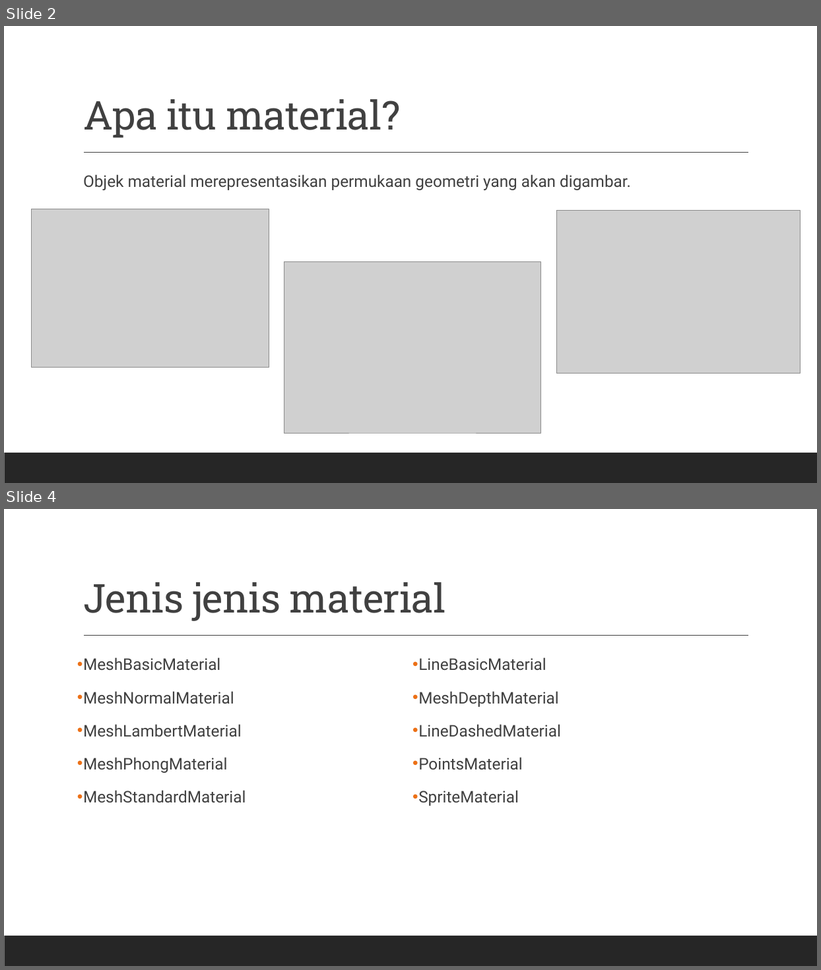
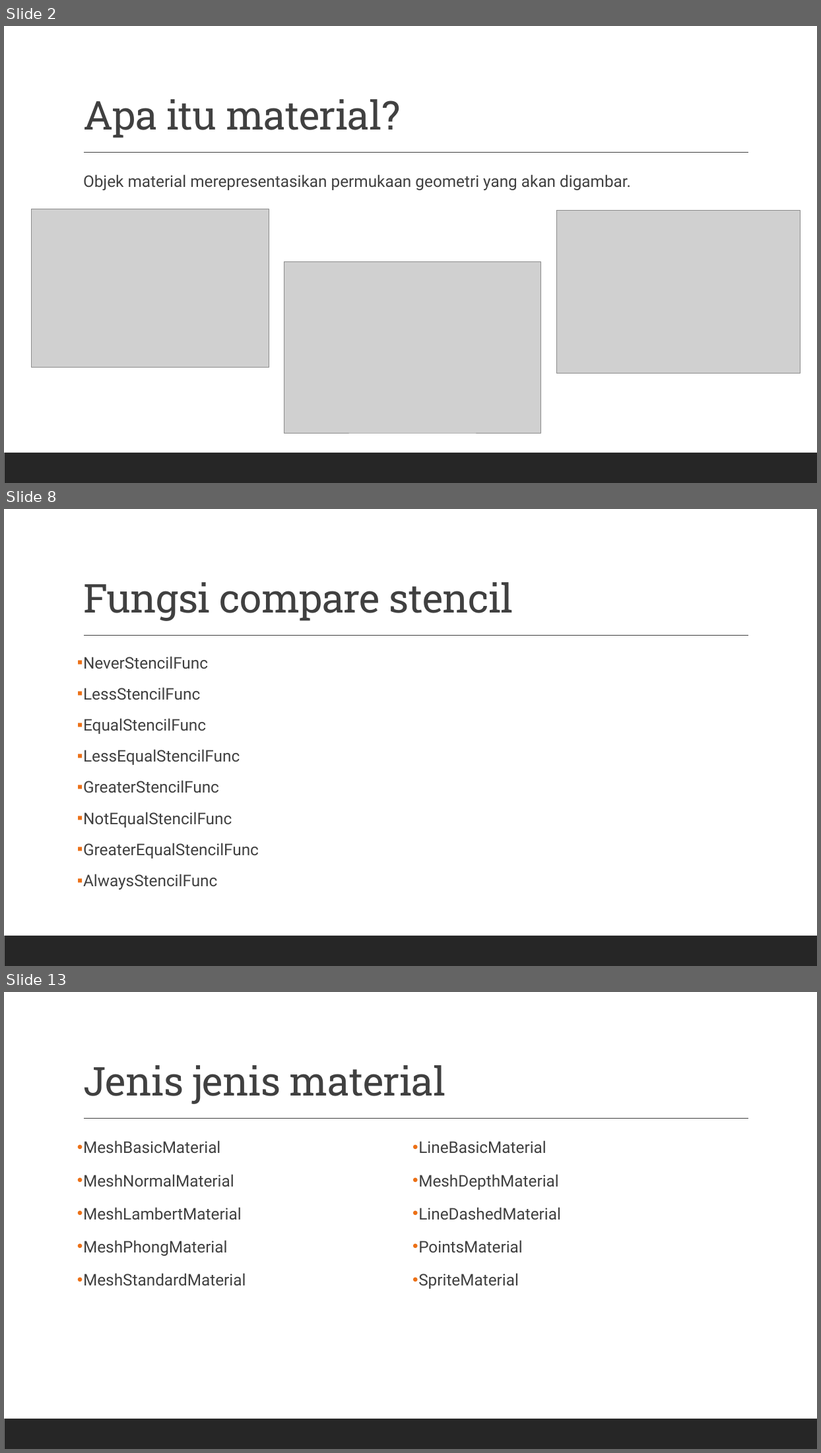
Before and after one commit to grafkom-2020/presentasi-threejs-grafkom-gang, a slide deck: documents/MATERIAL.pptx. Shown one above the other, each under a label of ours: slides 2 and 4 before the commit, slides 2, 8 and 13 after it; the slides between them are not shown. The pictures are 821x970 and 821x1453 pixels, drawn with LibreOffice and Linux fonts; fonts in the diff are those of the drawing; grey boxes stand for pictures. Boxes give left, top, right and bottom in pixels: in the first picture for what was removed or moved away, otherwise in the second. Text is boxed around its words. In the diff, an @@ line names an element or a change of style, - is before the commit and + after.

Commit message:
Stencil and blending

```diff
--- a/documents/MATERIAL.pptx
+++ b/documents/MATERIAL.pptx
@@ slide 8 added at <box>4,509,817,966</box>, background #FFFFFF; not listed: 2 template elements that a slide beside it also shows @@
@@ title added at <box>83,582,514,621</box>, 47 pt, text #404040 @@
+Fungsi compare stencil
@@ text added at <box>83,656,259,890</box>, 19 pt, text #404040 @@
+▪ NeverStencilFunc
+▪ LessStencilFunc
+▪ EqualStencilFunc
+▪ LessEqualStencilFunc
+▪ GreaterStencilFunc
+▪ NotEqualStencilFunc
+▪ GreaterEqualStencilFunc
+▪ AlwaysStencilFunc
@@ what was slide 4 is now slide 13 @@
```
Also in this commit, not shown: 1 slide changed, 8 other slides added.
